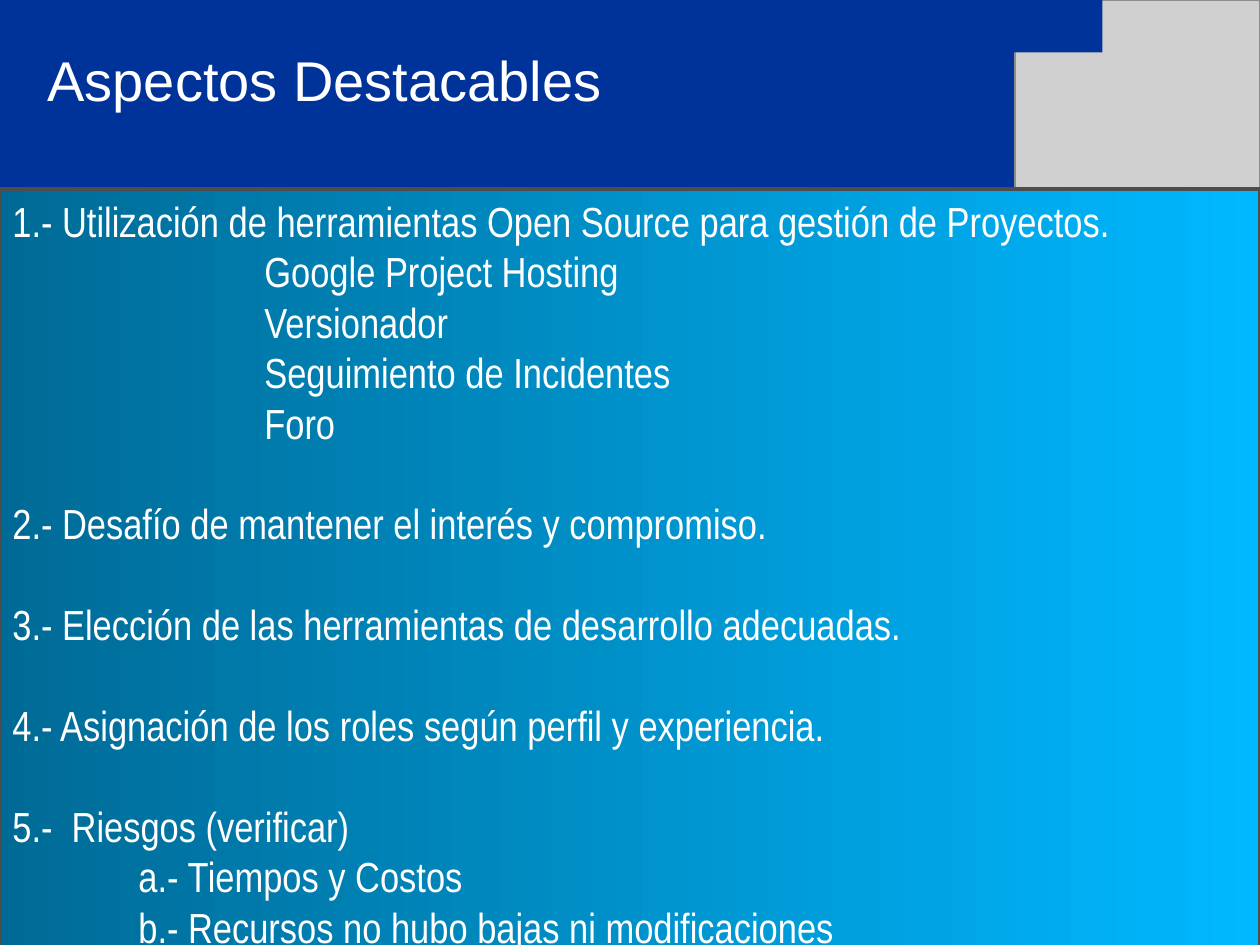
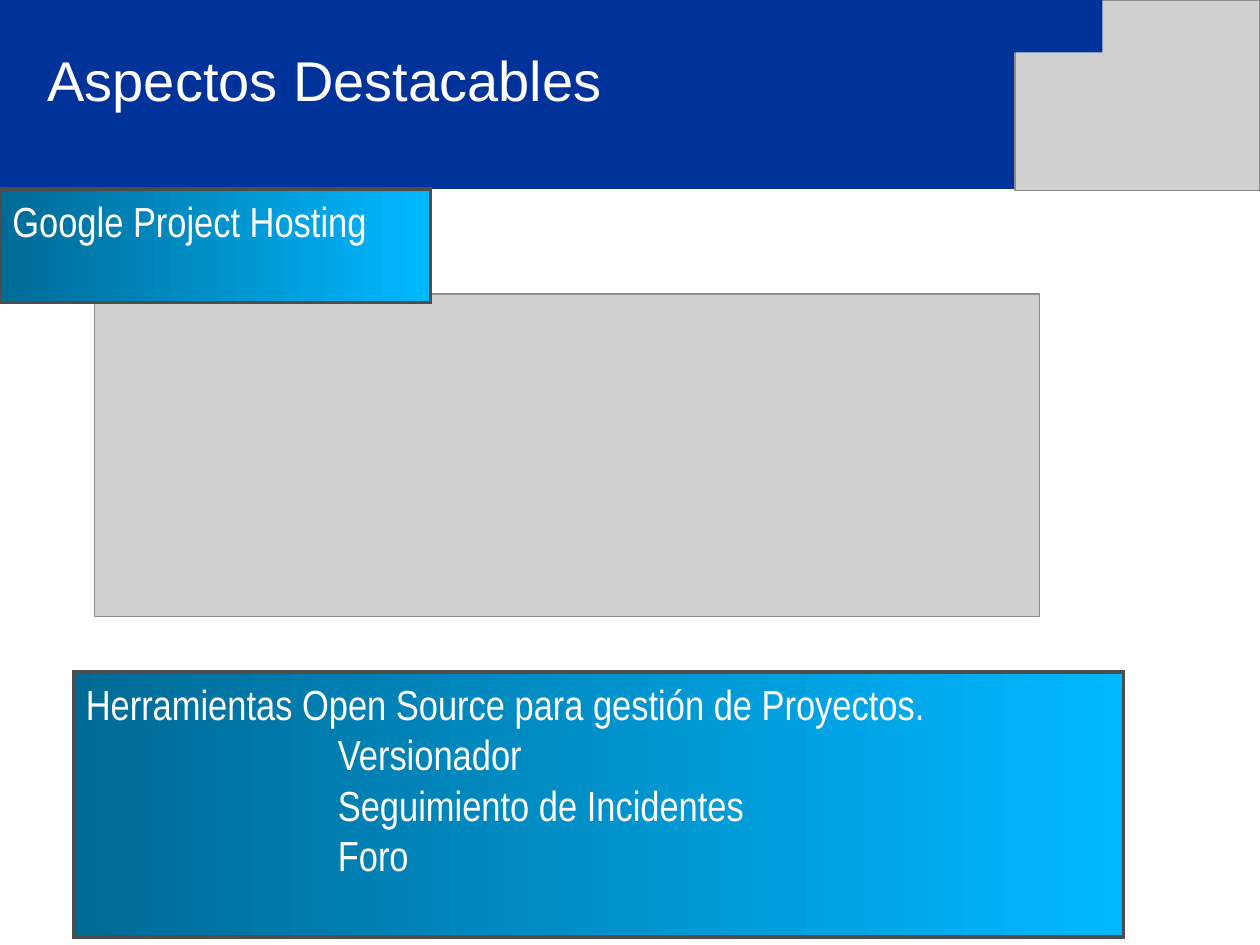
Before and after one commit to eallegretta/bagge, a slide deck: slide 9 of Documentation/06 Implementación y soporte/Entrega final/SETI_Presentación Final (PB - FE).ppt (slide 8 before the commit). Drawn at 1260x945 pixels with LibreOffice and Linux fonts; fonts in the diff are those of the drawing; grey boxes stand for pictures. Boxes give left, top, right and bottom in pixels: in the first picture for what was removed or moved away, otherwise in the second. Text is boxed around its words. In the diff, an @@ line names an element or a change of style, - is before the commit and + after.

```diff
--- a/Documentation/06 Implementación y soporte/Entrega final/SETI_Presentación Final (PB - FE).ppt
+++ b/Documentation/06 Implementación y soporte/Entrega final/SETI_Presentación Final (PB - FE).ppt
@@ rectangle removed at [0, 189, 1260, 945] @@
-1.- Utilización de herramientas Open Source para gestión de Proyectos.
-Google Project Hosting
-Versionador
-Seguimiento de Incidentes
-Foro
-2.- Desafío de mantener el interés y compromiso.
-3.- Elección de las herramientas de desarrollo adecuadas.
-4.- Asignación de los roles según perfil y experiencia.
-5.- Riesgos (verificar)
-a.- Tiempos y Costos
-b.- Recursos no hubo bajas ni modificaciones
@@ rectangle added at [0, 189, 431, 302], fill gradient #006A96 to #00B8FF, outline #4D4D4D 2.01 pt, 24 pt, text #FFFFFF @@
+Google Project Hosting
@@ picture added at [94, 294, 1040, 616] @@
@@ rectangle added at [73, 672, 1123, 936], fill gradient #006A96 to #00B8FF, outline #4D4D4D 2.01 pt, 24 pt, text #FFFFFF @@
+Herramientas Open Source para gestión de Proyectos.
+Versionador
+Seguimiento de Incidentes
+Foro
@@ page number removed at [617, 920, 630, 929] @@
-8
```
Also in this commit, not shown: 1 other slide changed, 3 slides added.
